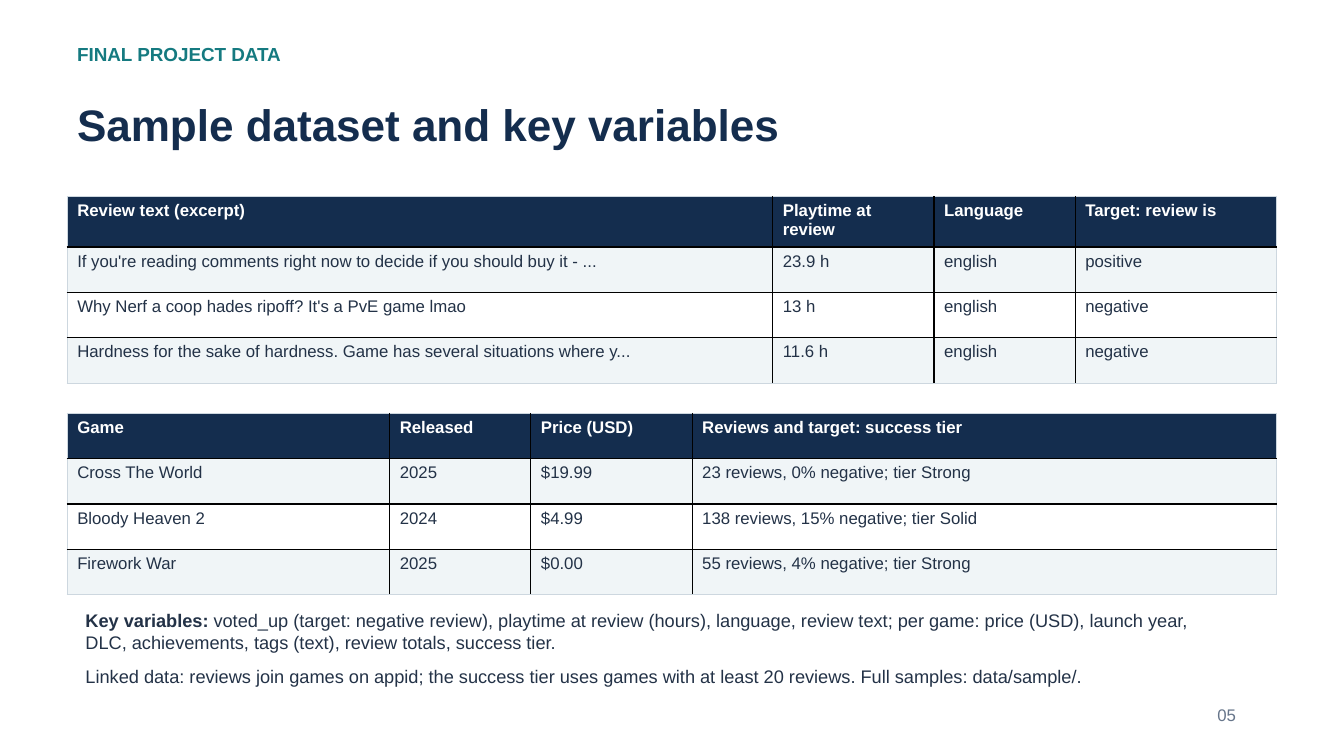
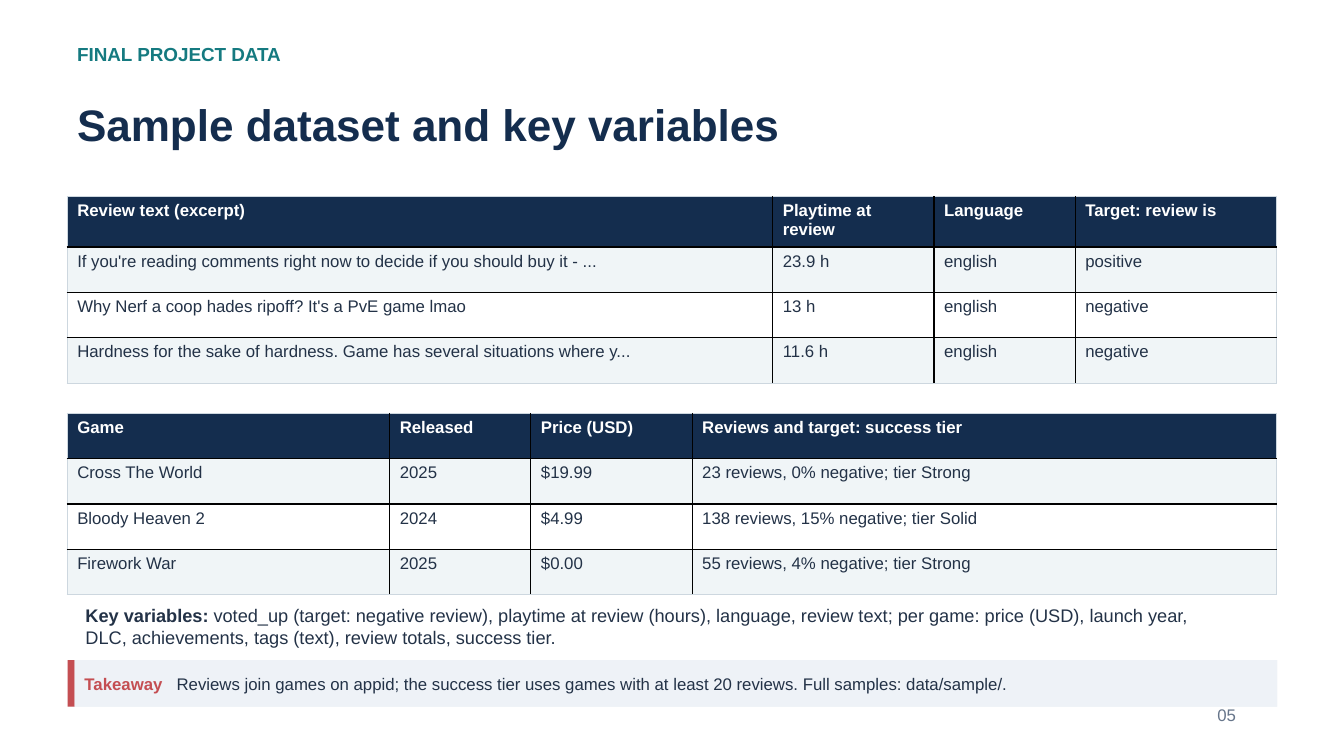
Before and after one commit to Shan713/IndieGuard, a slide deck: slide 5 of slides/review2.pptx. Drawn at 1344x756 pixels with LibreOffice and Linux fonts; fonts in the diff are those of the drawing. Boxes give left, top, right and bottom in pixels: in the first picture for what was removed or moved away, otherwise in the second. Text is boxed around its words. In the diff, an @@ line names an element or a change of style, - is before the commit and + after.

Commit message:
Review 2 slides: Review 1 style explanations and visuals (takeaway strips, method flow diagrams, confusion matrix, rule chart)

```diff
--- a/slides/review2.pptx
+++ b/slides/review2.pptx
@@ text "Key variables: voted_up (target: negative ...": place and size @@
-text "Key variables: voted_up (target: negative ..." at bbox=[85, 613, 1187, 653]
+text "Key variables: voted_up (target: negative ..." at bbox=[85, 608, 1187, 648]
@@ rectangle added at bbox=[68, 660, 1277, 707], fill #EEF2F7 @@
@@ rectangle added at bbox=[68, 660, 75, 707], fill #C44E52 @@
@@ rectangle "Takeaway Reviews join games on ...": place and size @@
-rectangle "Takeaway Reviews join games on ..." at bbox=[85, 669, 1082, 687]
+rectangle "Takeaway Reviews join games on ..." at bbox=[75, 660, 1277, 707]
@@ rectangle "Takeaway Reviews join games on ..." at bbox=[75, 660, 1277, 707]: vertical alignment top to middle; fill none to #EEF2F7 @@
@@ text in rectangle at bbox=[84, 678, 1007, 694]: text changed; size 13 to 12 pt @@
-Linked data: reviews join games on appid; the success tier uses games with at least 20 reviews. Full samples: data/sample/.
+Takeaway Reviews join games on appid; the success tier uses games with at least 20 reviews. Full samples: data/sample/.
```
Also in this commit, not shown: 11 other slides changed.
